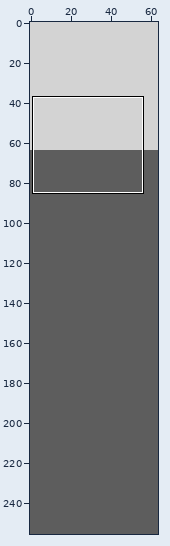
Two versions of one pixel-art file, assets/sources/background_forest.aseprite. The picture above shows the old version from afar; the outline marks the close-up.
Close-up. Before the edit:
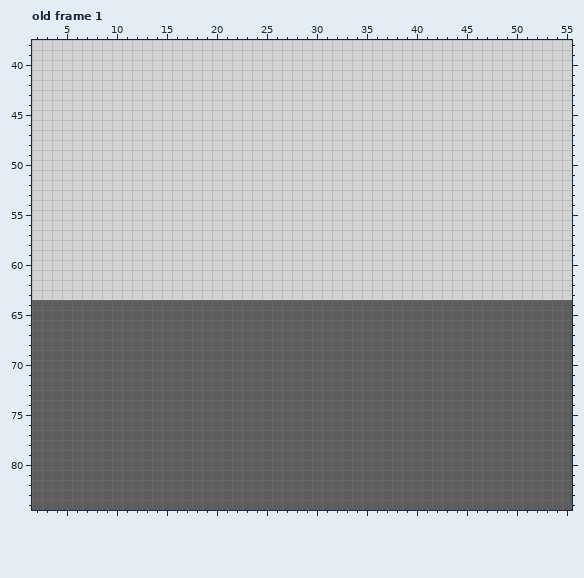
64x256 pixels, 1 frame. Shown: old frame 1: x 2..55, y 38..84. The commit also changed other frames or places, which this record leaves out.
And afterwards:
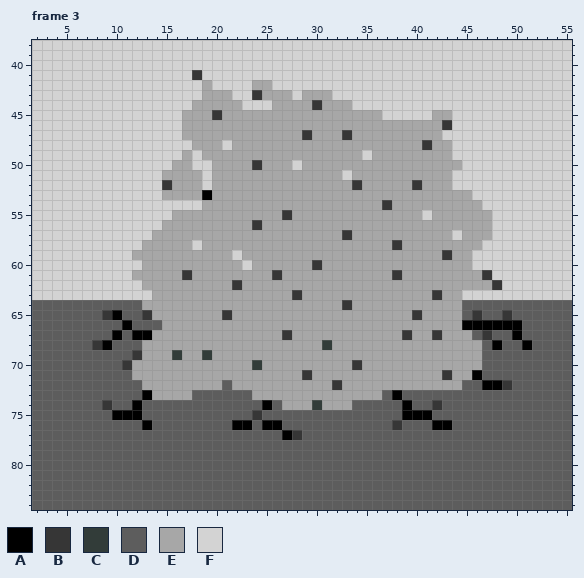
Palette (. is transparent): A #000000  B #363636  C #323c39  D #5d5d5d  E #a7a7a7  F #d3d3d3
A new or re-ordered frame is compared with the old frame closest to it.
Difference:
frames 1 -> 4
layer "Layer 4" now shown
Frame 3 is new; against old frame 1, layer "Layer 4":
Colour D becomes colour A in row 65 at x 10; in row 66 at x 11 and 45 to 50; in row 67 at x 10, 12 to 13 and 50; in row 68 at x 9, 48 and 51; in row 71 at x 46; in row 72 at x 47 to 48.
Colour D becomes colour A in row 73 at x 13 and 38; in row 74 at x 12, 25 and 39; in row 75 at x 10 to 12 and 39 to 41; in row 76 at x 13, 22 to 23, 25 to 26 and 42 to 43; in row 77 at x 27.
Colour F becomes colour A in row 53 at x 19.
Colour D becomes colour B in row 64 at x 33; in row 65 at x 9, 13, 21, 40, 46 and 49; in row 67 at x 27, 39, 42 and 47; in row 68 at x 8; in row 69 at x 12; in row 70 at x 11 and 34.
Colour D becomes colour B in row 71 at x 29 and 43; in row 72 at x 32 and 49; in row 74 at x 9 and 42; in row 75 at x 24; in row 76 at x 38; in row 77 at x 28.
Colour F becomes colour B in row 41 at x 18; in row 43 at x 24; in row 44 at x 30; in row 45 at x 20; in row 46 at x 43; in row 47 at x 29 and 33.
Colour F becomes colour B in row 48 at x 41; in row 50 at x 24; in row 52 at x 15, 34 and 40; in row 54 at x 37; in row 55 at x 27; in row 56 at x 24.
Colour F becomes colour B in row 57 at x 33; in row 58 at x 38; in row 59 at x 43; in row 60 at x 30; in row 61 at x 17, 26, 38 and 47; in row 62 at x 22 and 48.
Colour F becomes colour B in row 63 at x 28 and 42.
Colour D becomes colour C in row 68 at x 31; in row 69 at x 16 and 19; in row 70 at x 24; in row 74 at x 30.
Colour D becomes colour E in row 64 at x 13 to 32 and 34 to 44; in row 65 at x 14 to 20, 22 to 39 and 41 to 44; in row 66 at x 15 to 44; in row 67 at x 14 to 26, 28 to 38, 40 to 41 and 43 to 45; in row 68 at x 13 to 30 and 32 to 46; in row 69 at x 13 to 15, 17 to 18 and 20 to 46.
Colour D becomes colour E in row 70 at x 12 to 23, 25 to 33 and 35 to 46; in row 71 at x 12 to 28, 30 to 42 and 44 to 45; in row 72 at x 13 to 20, 22 to 31 and 33 to 44; in row 73 at x 14 to 17 and 24 to 36; in row 74 at x 27 to 29 and 31 to 33.
Colour F becomes colour E in row 42 at x 19 and 24 to 25; in row 43 at x 19 to 21, 25 to 27 and 29 to 31; in row 44 at x 18 to 22, 26 to 29 and 31 to 33; in row 45 at x 17 to 19, 21 to 36 and 42 to 43; in row 46 at x 17 to 42; in row 47 at x 17 to 28, 30 to 32 and 34 to 42.
Colour F becomes colour E in row 48 at x 18 to 20, 22 to 40 and 42 to 43; in row 49 at x 17, 19 to 34 and 36 to 43; in row 50 at x 16 to 17, 20 to 23, 25 to 27 and 29 to 44; in row 51 at x 15 to 18, 20 to 32 and 34 to 43; in row 52 at x 16 to 18, 20 to 33, 35 to 39 and 41 to 43; in row 53 at x 15 to 18 and 20 to 45.
Colour F becomes colour E in row 54 at x 19 to 36 and 38 to 46; in row 55 at x 16 to 26, 28 to 40 and 42 to 47; in row 56 at x 15 to 23 and 25 to 47; in row 57 at x 14 to 32, 34 to 43 and 45 to 47; in row 58 at x 13 to 17, 19 to 37 and 39 to 46; in row 59 at x 12 to 21, 23 to 42 and 44 to 45.
Colour F becomes colour E in row 60 at x 13 to 22, 24 to 29 and 31 to 45; in row 61 at x 12 to 16, 18 to 25, 27 to 37 and 39 to 46; in row 62 at x 13 to 21 and 23 to 47; in row 63 at x 14 to 27, 29 to 41 and 43 to 44.
